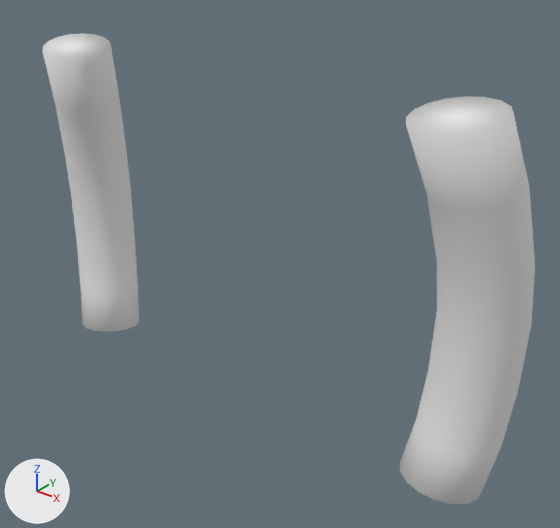
A saved change to the Blender file blender/suporter.blend.
Rendered twice from a 50 mm camera at (10.63, -12.13, 11.07) aimed at (0.7, 0.28, 3.37). Lighting does not change. The marker at lower left points along +X, +Y and +Z.
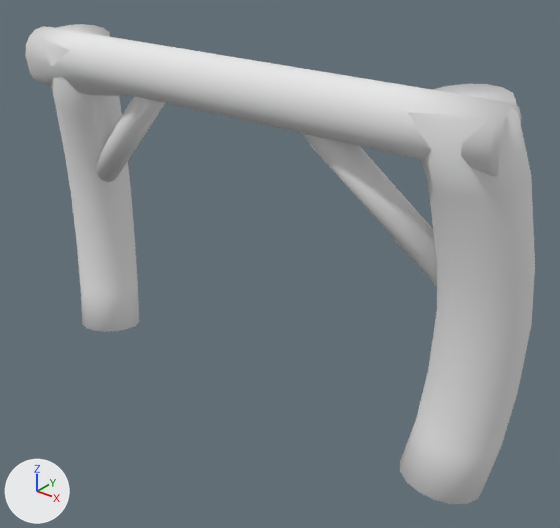
Where the newer file only moved an object's origin or applied its transform, the numbers keep the older frame.

The change, as a diff of the scene's bpy script:
```diff
--- a/blender/suporter.blend.py
+++ b/blender/suporter.blend.py
@@ me_cylinder_000 @@
 # used by ob_cylinder_001; location = (5.21, -0.24, 0.0); rotation_euler = (0.0, 0.0, -2.56), in degrees (0, 0, -147); scale = (0.615, 0.622, 1.0)
 # verts and faces of me_cylinder_000; kept vertices keep their numbers, new ones are numbered from 224
 # before: 208 (12.6, -8.8, 7.7) at pixel (110, 46), 209 (12.6, -8.3, 7.6) at pixel (106, 51), 210 (12.9, -7.9, 7.5) at pixel (97, 56), 211 (13.3, -7.6, 7.5) at pixel (84, 59), 212 (13.8, -7.4, 7.5) at pixel (70, 60)
 # before: 213 (14.3, -7.5, 7.5) at pixel (57, 59), 214 (14.8, -7.8, 7.5) at pixel (47, 56), 215 (15.1, -8.2, 7.6) at pixel (42, 51), 216 (15.3, -8.7, 7.7) at pixel (42, 46), 217 (15.2, -9.2, 7.7) at pixel (47, 41)
 # before: 218 (15.0, -9.6, 7.8) at pixel (57, 36), 219 (14.6, -9.9, 7.8) at pixel (69, 34), 220 (14.1, -10.0, 7.8) at pixel (82, 33), 221 (13.6, -9.9, 7.8) at pixel (94, 34), 222 (13.1, -9.7, 7.8) at pixel (104, 37)
 # before: 223 (12.8, -9.3, 7.7) at pixel (110, 41)
-me_cylinder_000.from_pydata(...)  # 224 vertices, 196 faces; spans x -2.5..15.5, y -11.7..1.5, z -0.3..7.8
+me_cylinder_000.from_pydata(...)  # 416 vertices, 346 faces; spans x -2.5..16.1, y -11.7..1.8, z -0.3..8.1
+# me_cylinder_000 part 1: a new loose piece of 128 vertices spanning x -1.3..16.1, y -10.4..1.8, z 6.6..8.0, in mat_wood (its picture is missing)
+# me_cylinder_000 part 2: a new loose piece of 32 vertices spanning x -0.4..4.9, y -3.1..-0.5, z 4.1..7.4, in mat_wood (its picture is missing)
+# me_cylinder_000 part 3: a new loose piece of 32 vertices spanning x 9.7..14.1, y -10.0..-5.8, z 4.1..7.4, in mat_wood (its picture is missing)
+# me_cylinder_000 part 4
+# 25 vertices in x -1.8..1.8, y -1.7..1.5, z 6.2..7.8 move by (0.0, 0.0, 0.2)
+# 7 vertices in x -1.1..0.6, y -1.6..1.0, z 6.3..7.8 move by (0.0, 0.0, 0.3)
+# me_cylinder_000 part 5
+for i in [208, 209, 211, 212, 213, 215, 216, 218, 219, 221, 222]: verts[i] += (0.0, 0.0, 0.2)
+for i in [210, 214, 217, 220, 223]: verts[i] += (0.0, 0.0, 0.3)
 me_cylinder_000.materials.append(mat_wood)
```

Location of each change, (x1, y1, x2, y2) in pixels of the pictures (560 x 528 px; the box of a moved part takes in the faces that stretch with it):
'Cylinder.001', reshaped: before (42, 33, 535, 504); after (26, 24, 535, 504)
part 1 of me_cylinder_000, added: after (26, 26, 521, 177)
part 2 of me_cylinder_000, added: after (300, 133, 437, 287)
part 3 of me_cylinder_000, added: after (96, 96, 165, 182)
part 4 of me_cylinder_000, moved or reshaped: before (406, 96, 535, 283); after (408, 84, 535, 283)
part 5 of me_cylinder_000, moved or reshaped: before (42, 33, 119, 112); after (41, 24, 119, 112)
